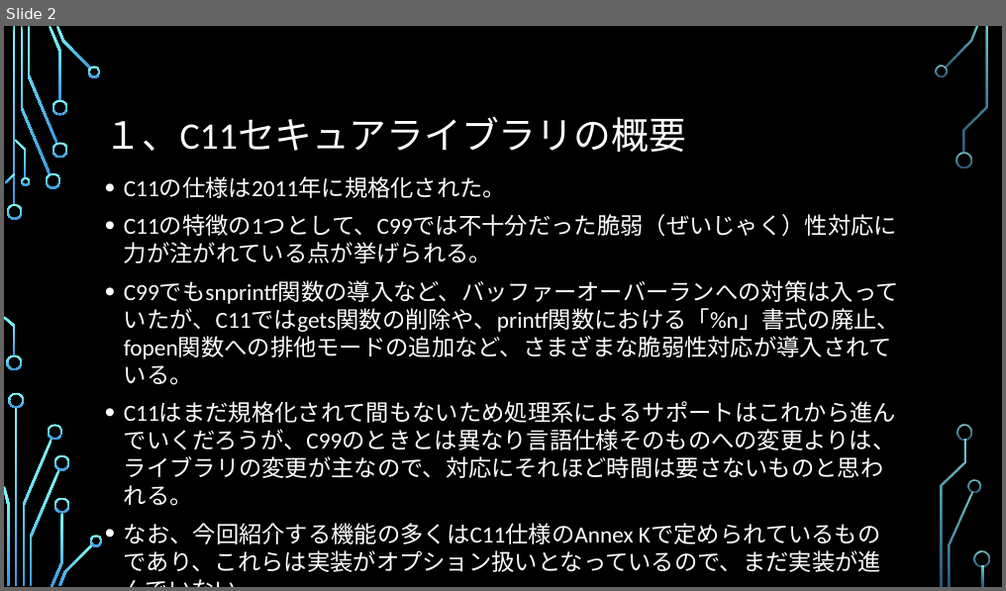
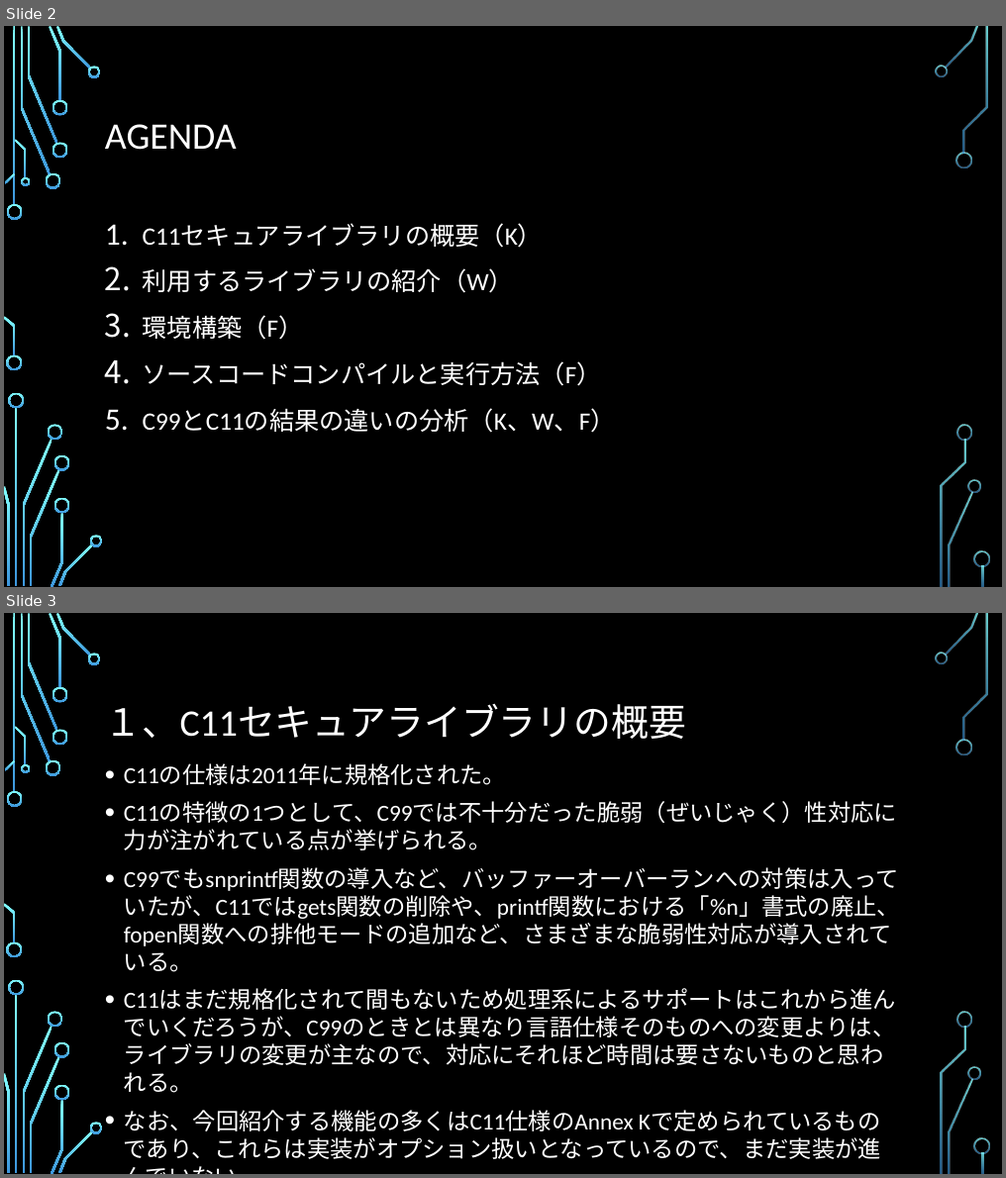
Before and after one commit to a1852rw/aiit_004_SecurePrograming, a slide deck: 003_documents/グループ２発表資料.pptx. Shown one above the other, each under a label of ours: slide 2 before the commit, slides 2 and 3 after it. The pictures are 1006x591 and 1006x1178 pixels, drawn with LibreOffice and Linux fonts; fonts in the diff are those of the drawing; background and template pictures are left out. Boxes give left, top, right and bottom in pixels: in the first picture for what was removed or moved away, otherwise in the second. Text is boxed around its words. In the diff, an @@ line names an element or a change of style, - is before the commit and + after.

```diff
--- a/003_documents/グループ２発表資料.pptx
+++ b/003_documents/グループ２発表資料.pptx
@@ slide 2 added at (x1=4, y1=26, x2=1002, y2=587), background picture (left out); not listed: 36 template elements that a slide beside it also shows @@
@@ title added at (x1=105, y1=124, x2=237, y2=150), 36 pt, text #FFFFFF @@
+AGENDA
@@ text added at (x1=143, y1=224, x2=616, y2=433), 24 pt, text #FFFFFF @@
+1. C11セキュアライブラリの概要（K）
+2. 利用するライブラリの紹介（W）
+3. 環境構築（F）
+4. ソースコードコンパイルと実行方法（F）
+5. C99とC11の結果の違いの分析（K、W、F）
@@ what was slide 2 is now slide 3 @@
```
Also in this commit, not shown: 2 slides changed, 14 other slides added, 3 slides removed, 1 other file.
